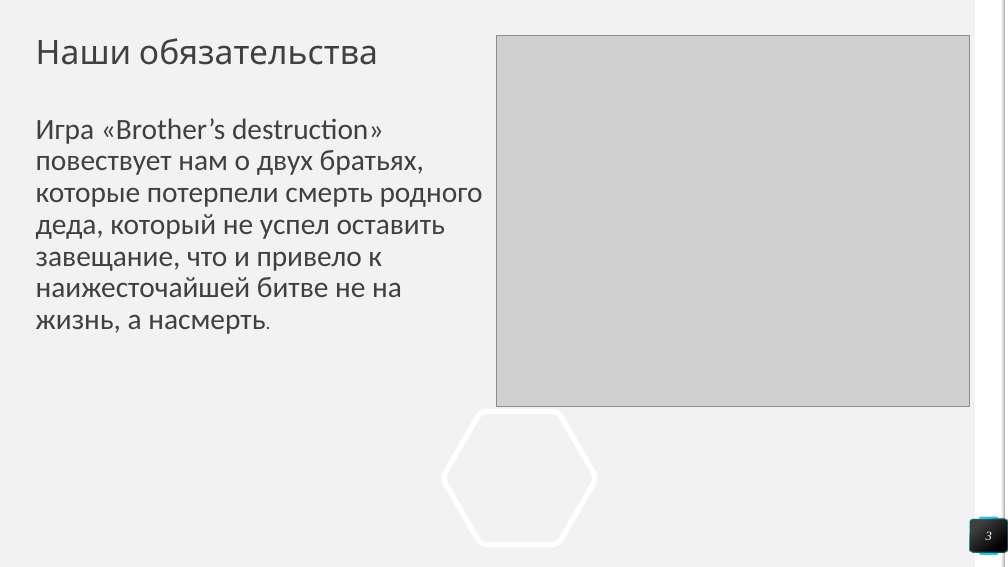
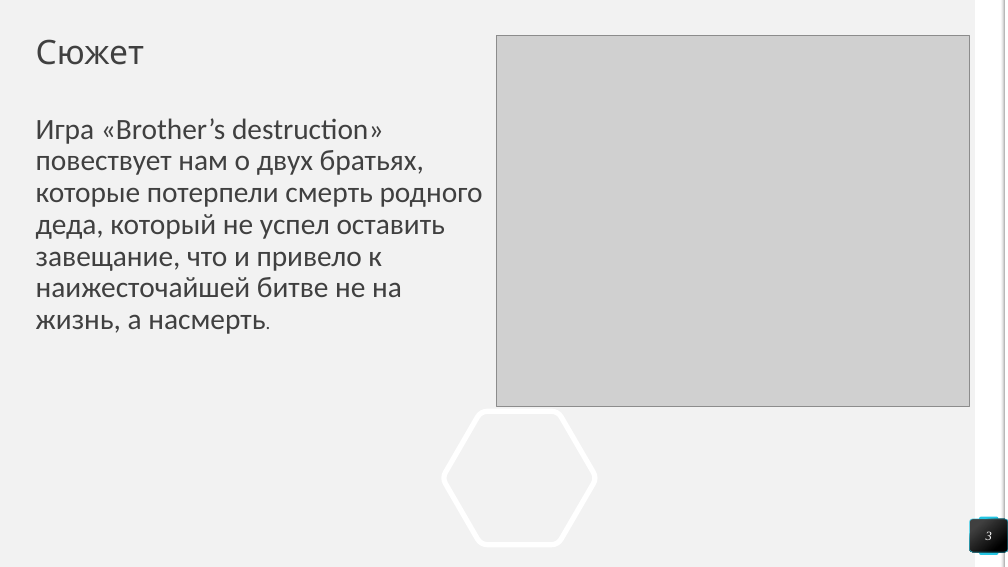
Before and after one commit to OpaDzu/Brother-s-destruction, a slide deck: slide 3 of Brother’s destruction.pptx. Drawn at 1008x567 pixels with LibreOffice and Linux fonts; fonts in the diff are those of the drawing; grey boxes stand for pictures. Boxes give left, top, right and bottom in pixels: in the first picture for what was removed or moved away, otherwise in the second. Text is boxed around its words. In the diff, an @@ line names an element or a change of style, - is before the commit and + after.

```diff
--- a/Brother’s destruction.pptx
+++ b/Brother’s destruction.pptx
@@ title at (x1=36, y1=39, x2=144, y2=65): text changed @@
-Наши обязательства
+Сюжет
```
